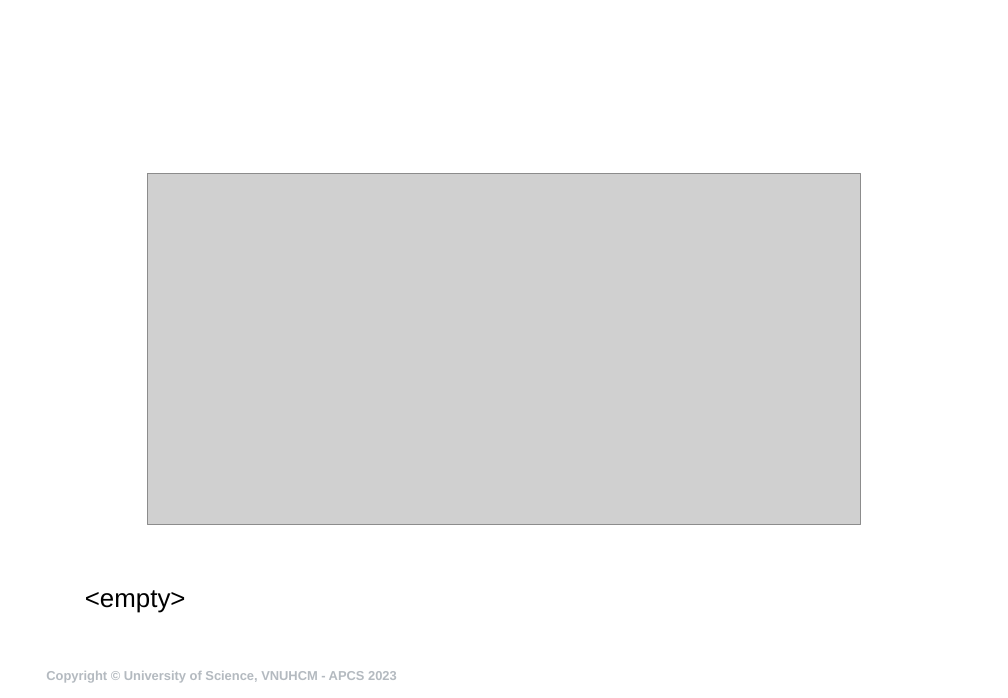
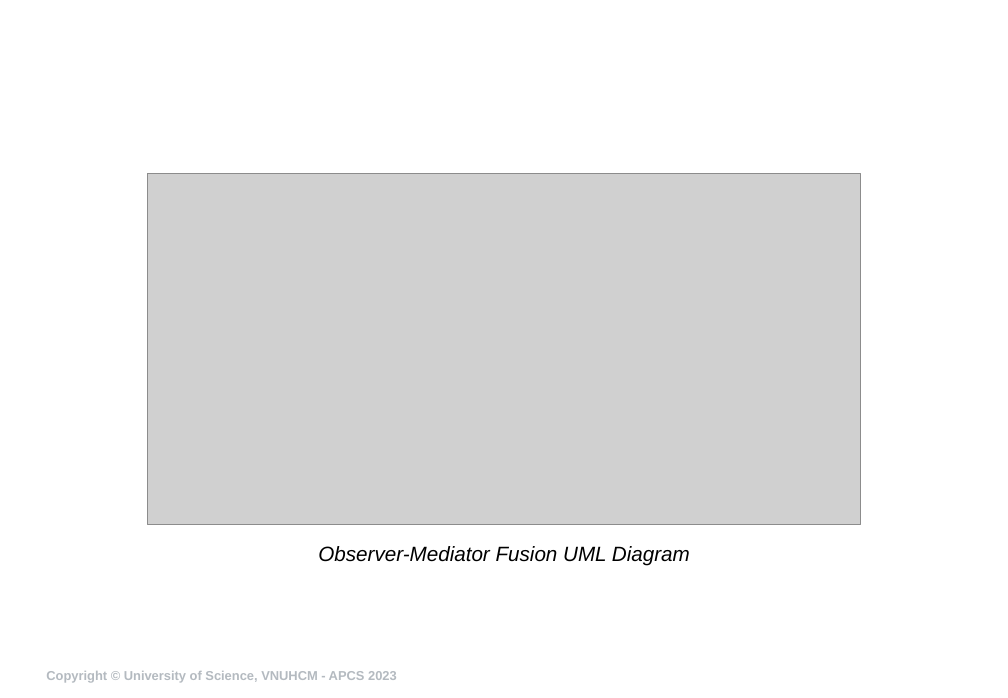
Before and after one commit to ndmhuy/DesignPatternsGroup52, a slide deck: slide 21 of Observer/presentation/ObserverG52.pptx (slide 13 before the commit). Drawn at 1008x698 pixels with LibreOffice and Linux fonts; fonts in the diff are those of the drawing; grey boxes stand for pictures; background and template pictures are left out. Boxes give left, top, right and bottom in pixels: in the first picture for what was removed or moved away, otherwise in the second. Text is boxed around its words. In the diff, an @@ line names an element or a change of style, - is before the commit and + after.

Commit message:
fix: rework UML diagrams for proper spacing, rename xlsx to 2025-2026-HK3, assemble submission folder

```diff
--- a/Observer/presentation/ObserverG52.pptx
+++ b/Observer/presentation/ObserverG52.pptx
@@ text at <box>318,546,690,566</box>: text changed; size 20 to 16 pt; italic on @@
-<empty>
+Observer-Mediator Fusion UML Diagram
```
Also in this commit, not shown: 12 other slides changed, 17 slides added, 29 other files.
